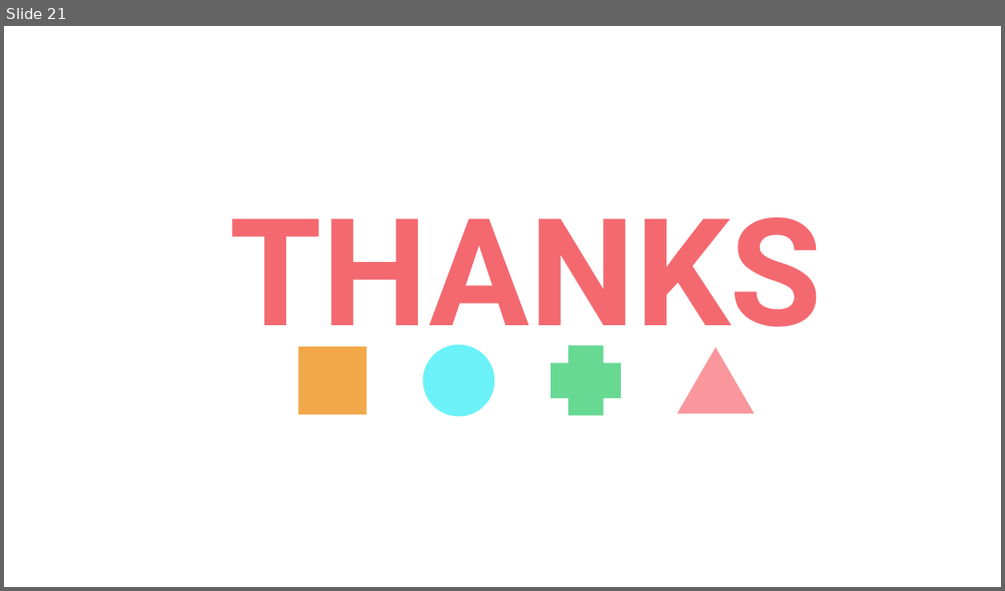
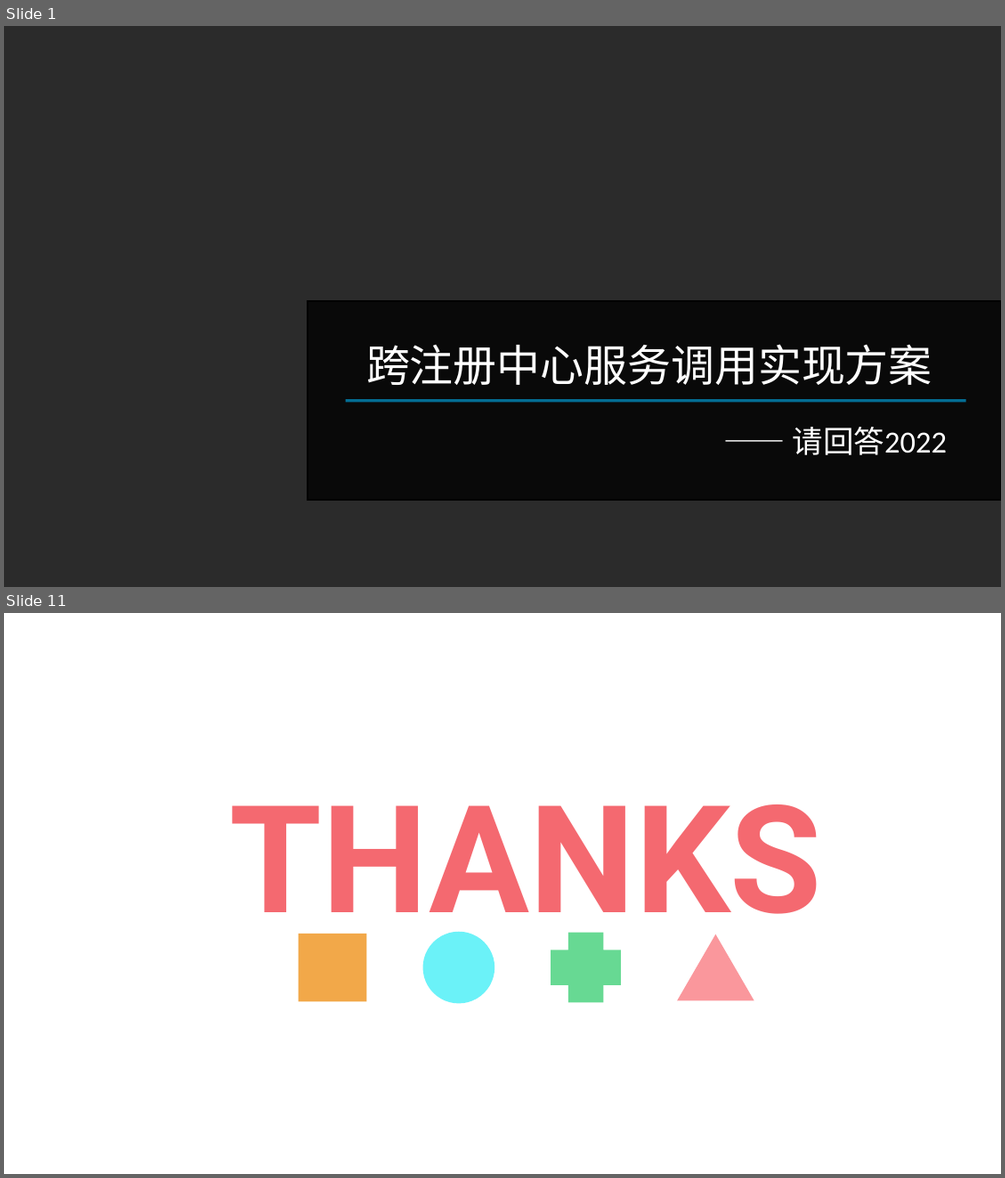
Before and after one commit to thinwind/ebnas, a slide deck: design/ppt/pbgsh.pptx.pptx. Shown one above the other, each under a label of ours: slide 21 before the commit, slides 1 and 11 after it; the slides between them are not shown. The pictures are 1005x591 and 1005x1178 pixels, drawn with LibreOffice and Linux fonts; fonts in the diff are those of the drawing; background and template pictures are left out; a plain dark background stands for a picture behind light text. Boxes give left, top, right and bottom in pixels: in the first picture for what was removed or moved away, otherwise in the second. Text is boxed around its words. In the diff, an @@ line names an element or a change of style, - is before the commit and + after.

```diff
--- a/design/ppt/pbgsh.pptx.pptx
+++ b/design/ppt/pbgsh.pptx.pptx
@@ slide 1 added at (x1=4, y1=26, x2=1001, y2=587), background picture (left out) @@
@@ rectangle added at (x1=308, y1=301, x2=1001, y2=499), fill #000000 at 77% opacity, outline #000000 1 pt @@
@@ title added at (x1=366, y1=344, x2=932, y2=385), 31.5 pt, text #FFFFFF @@
+跨注册中心服务调用实现方案
@@ line added from (346, 401) to (966, 401), #00B0F0 2 pt @@
@@ subtitle added at (x1=793, y1=426, x2=947, y2=455), 22.2 pt, text #FFFFFF @@
+—— 请回答2022
@@ what was slide 21 is now slide 11 @@
```
Also in this commit, not shown: 9 other slides added, 20 slides removed, 11 other files.
